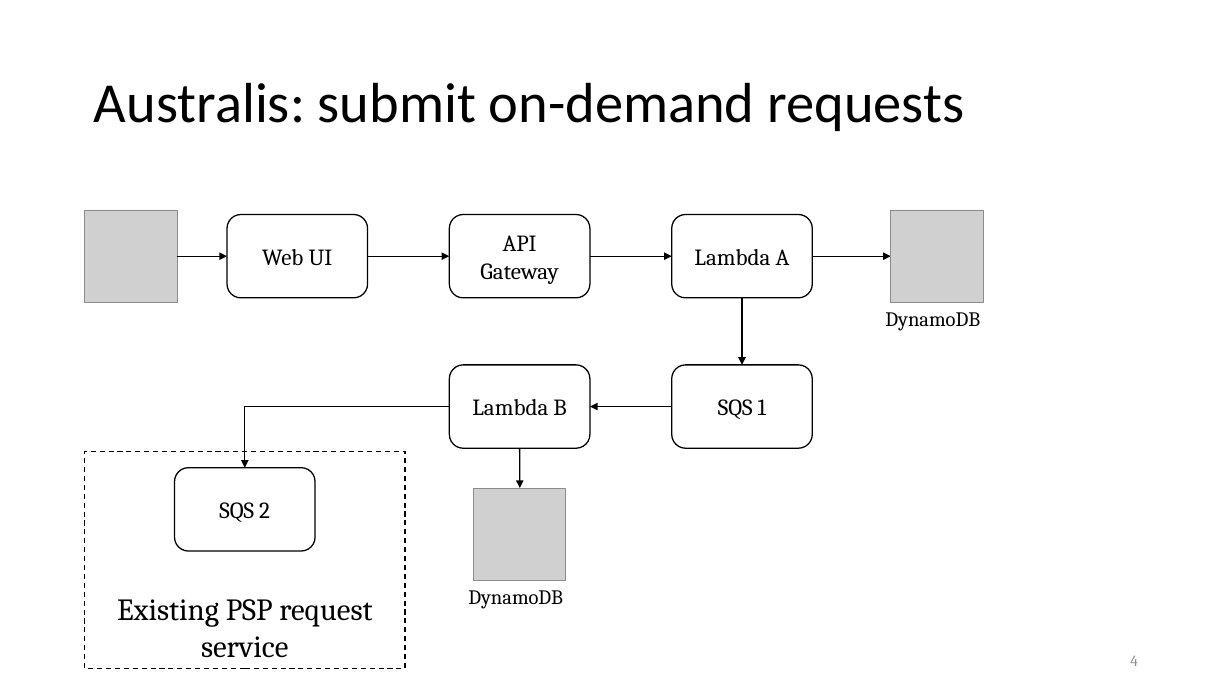
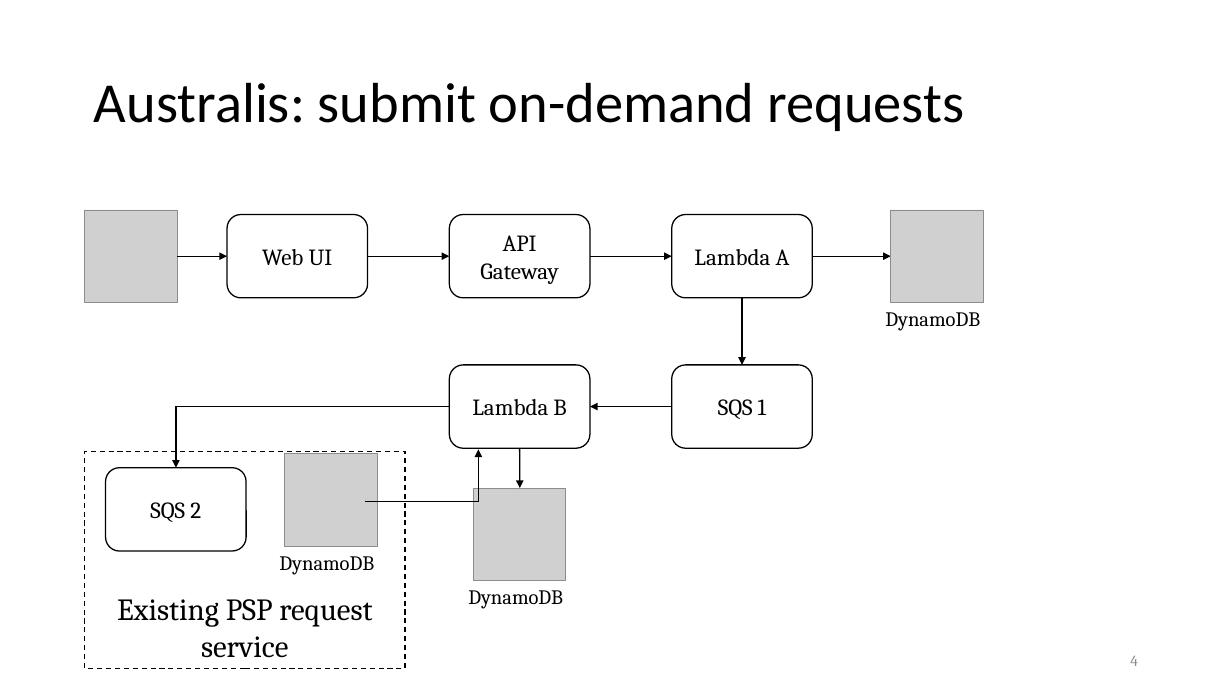
Before and after one commit to SteveZhangBit/SteveZhangBit.github.io, a slide deck: slide 4 of statics/slides/2023-Fall-Practicum Talk 2.pptx. Drawn at 1232x693 pixels with LibreOffice and Linux fonts; fonts in the diff are those of the drawing; grey boxes stand for pictures. Boxes give left, top, right and bottom in pixels: in the first picture for what was removed or moved away, otherwise in the second. Text is boxed around its words. In the diff, an @@ line names an element or a change of style, - is before the commit and + after.

```diff
--- a/statics/slides/2023-Fall-Practicum Talk 2.pptx
+++ b/statics/slides/2023-Fall-Practicum Talk 2.pptx
@@ elbow arrow moved from (449, 407) - (245, 468) to (449, 407) - (176, 468) @@
@@ elbow arrow added from (365, 501) to (479, 449), #000000 1 pt @@
@@ rounded rectangle "SQS 2": place and size @@
-rounded rectangle "SQS 2" at (175, 468, 315, 551)
+rounded rectangle "SQS 2" at (105, 468, 246, 551)
@@ picture added at (285, 454, 377, 546) @@
@@ text added at (279, 556, 374, 575), 16 pt, text #000000 @@
+DynamoDB
```
Also in this commit, not shown: 1 other slide changed.
